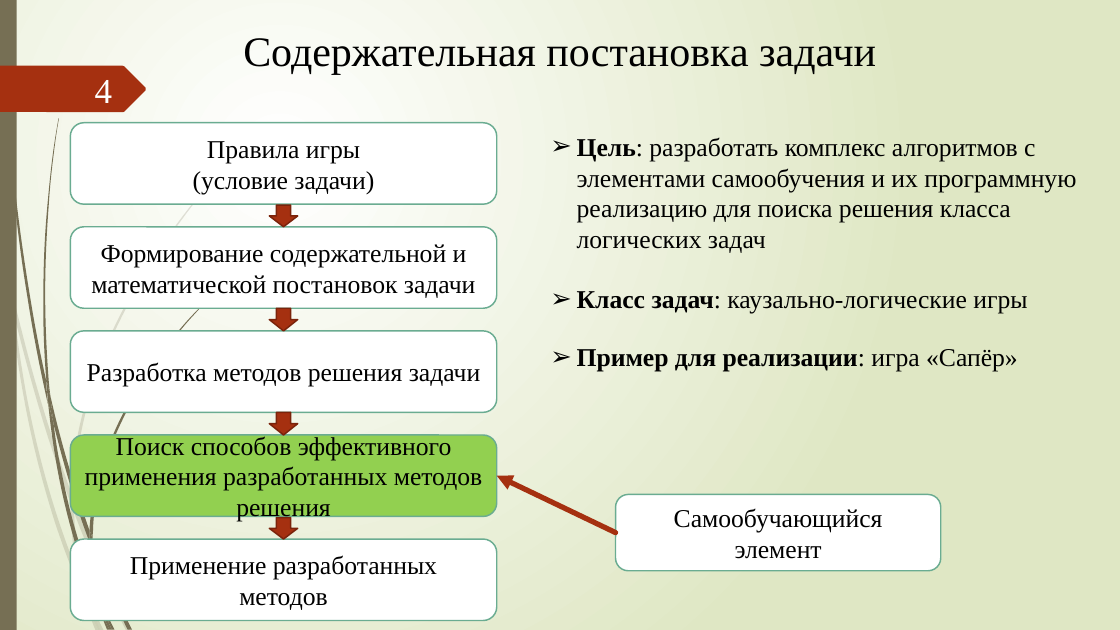
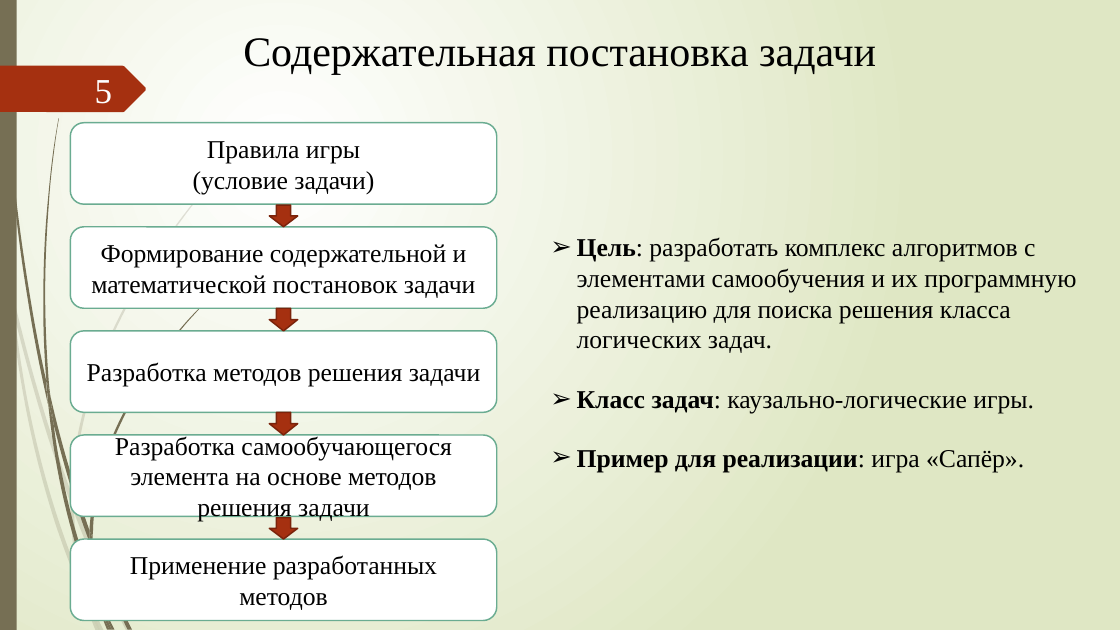
Before and after one commit to xex238/Diploma_2022, a slide deck: slide 5 of docs/Отчёты/ВКР/Новицкий_МПИ-20-4-2_ВКР_Презентация.pptx (slide 4 before the commit). Drawn at 1120x630 pixels with LibreOffice and Linux fonts; fonts in the diff are those of the drawing. Boxes give left, top, right and bottom in pixels: in the first picture for what was removed or moved away, otherwise in the second. Text is boxed around its words. In the diff, an @@ line names an element or a change of style, - is before the commit and + after.

```diff
--- a/docs/Отчёты/ВКР/Новицкий_МПИ-20-4-2_ВКР_Презентация.pptx
+++ b/docs/Отчёты/ВКР/Новицкий_МПИ-20-4-2_ВКР_Презентация.pptx
@@ page number at (95, 80, 112, 104): text changed @@
-4
+5
@@ text at (577, 238, 1076, 353): text changed @@
-➢ Цель: разработать комплекс алгоритмов с элементами самообучения и их программную реализацию для поиска решения класса логических задач
+➢ Цель: разработать комплекс алгоритмов с элементами самообучения и их программную реализацию для поиска решения класса логических задач.
@@ text at (577, 391, 1034, 414): text changed @@
-➢ Класс задач: каузально-логические игры
+➢ Класс задач: каузально-логические игры.
@@ rounded rectangle "Разработка самообучающегося элемента на основе ..." at (71, 435, 497, 517): fill #92D050 to #FFFFFF @@
@@ text in rounded rectangle at (115, 434, 452, 522): text changed @@
-Поиск способов эффективного применения разработанных методов решения
+Разработка самообучающегося элемента на основе методов решения задачи
@@ arrow removed from (616, 533) to (497, 476) @@
@@ text at (577, 450, 1024, 472): text changed @@
-➢ Пример для реализации: игра «Сапёр»
+➢ Пример для реализации: игра «Сапёр».
@@ rounded rectangle removed at (616, 495, 941, 571) @@
-Самообучающийся элемент
```
Also in this commit, not shown: 3 other slides changed, 2 slides added, 1 slide removed, 4 other files.
